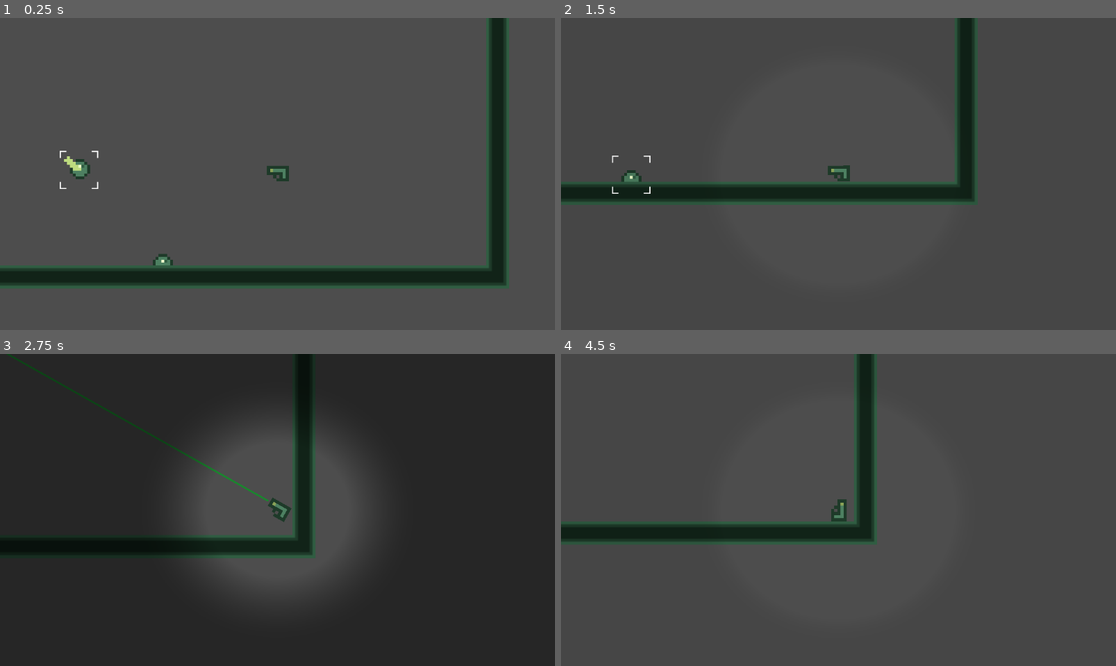
Above: before the commit, frames 1-4 (two rows, left to right).
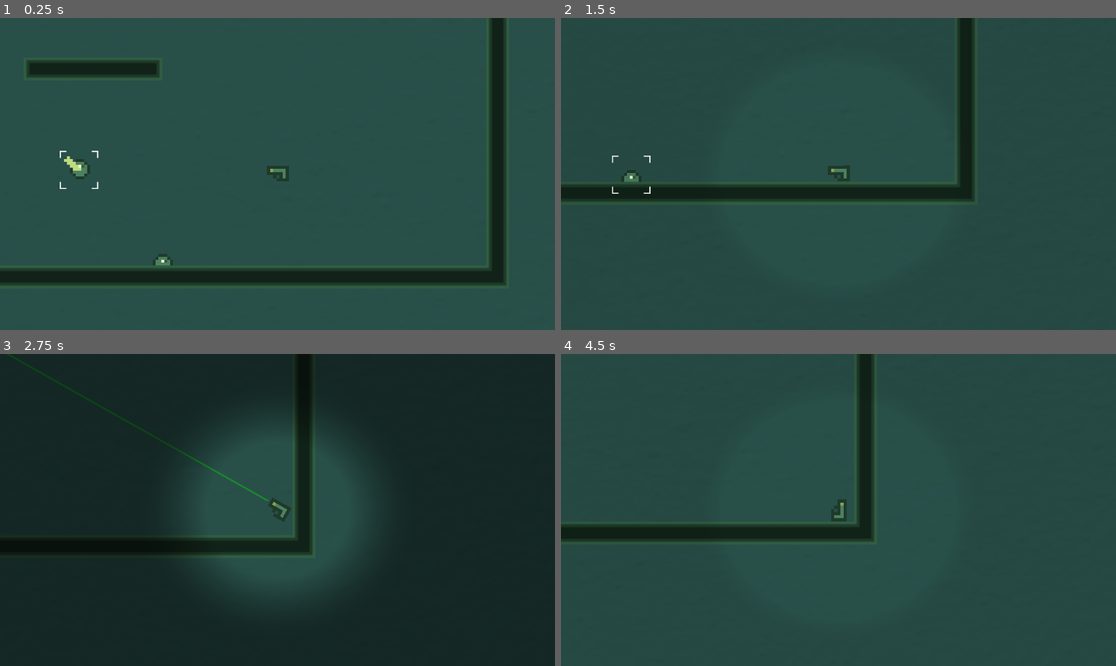
Above: after the commit, the same moments.

Repository: 20akshay00/GMTK2023
Game: Godot game, scene res://level.tscn
Same seed, same stepped clock (60 frames per second), same inputs: the game is played once before the commit and once after it.
Inputs:
- Up to frame 1 (0.25 s): no input
- Up to frame 2 (1.5 s): tap S (shoot) at 0.6 s; tap W (hop) at 0.77 s; tap A (rotate_ccw) at 1.35 s
- Up to frame 3 (2.75 s): tap W (hop) at 1.52 s; tap S (shoot) at 1.55, 2.3 s; hold D (rotate_cw) from 2.03 s (still down)
- Up to frame 4 (4.5 s): release D (rotate_cw) at 2.78 s; tap S (shoot) at 2.85, 3.6 s; tap W (hop) at 3.02, 3.77 s; tap Enter at 3.5 s; tap Space at 4.25 s; tap A (rotate_ccw) at 4.35 s

The runs differ from the first frame. In frame 1, 89% of the frame differs, in the area x 0-100%, y 0-100%; in frame 2, 92%; in frame 3, 14%; in frame 4, 93%.

Commit message:
remove slowdown timer entirely

Diff:
--- a/gun.gd
+++ b/gun.gd
@@ -9,9 +9,9 @@
 @export var audio_speed_high : float = 1.
 @export var audio_speed_low : float = 0.8
 
+@export var ammo : int = 15
+
 @onready var bullet = $Bullet
-@onready var smtimer = $SlowMoTimer
-@onready var cooldowntimer = $SlowMoCooldown
 
 var can_slowmo = true
 var can_shoot = true
@@ -23,9 +23,10 @@
 
 # Called every frame. 'delta' is the elapsed time since the previous frame.
 func _process(_delta: float) -> void:
-	if Input.is_action_just_pressed("shoot") and can_shoot:
+	if Input.is_action_just_pressed("shoot") and can_shoot and ammo > 0:
 		apply_central_impulse(Vector2(cos(rotation), sin(rotation)) * recoil_strength)
 		bullet.shoot()
+		ammo -= 1
 		can_shoot = false
 		$ShootTimer.start()
 		$ShootSFX.play()
@@ -46,25 +47,12 @@
 		rotation_strength = rotation_strength_low
 		$Camera2D/UI.slowmo_effect(0.15, 0.5)
 		AudioServer.playback_speed_scale = audio_speed_low
-#		if smtimer.time_left == 0:
-#			smtimer.start()
+
 	elif Input.is_action_just_released("rotate_ccw") or Input.is_action_just_released("rotate_cw"):
 		Engine.time_scale = 1.0
 		rotation_strength = rotation_strength_high
 		$Camera2D/UI.slowmo_effect(0.3, 1.)
 		AudioServer.playback_speed_scale = audio_speed_high
-
-func _on_slow_mo_timer_timeout() -> void:
-	Engine.time_scale = 1.0
-	rotation_strength = rotation_strength_high
-	$Camera2D/UI.slowmo_effect(0.3, 1.)
-	AudioServer.playback_speed_scale = audio_speed_high
-
-	cooldowntimer.start()
-	can_slowmo = false
-
-func _on_slow_mo_cooldown_timeout() -> void:
-	can_slowmo = true
 
 func _on_body_entered(body: Node) -> void:
 	is_touching = true
--- a/gun.tscn
+++ b/gun.tscn
@@ -22,13 +22,6 @@
 position = Vector2(-26, -7)
 scale = Vector2(1.04424, 1)
 
-[node name="SlowMoTimer" type="Timer" parent="."]
-one_shot = true
-
-[node name="SlowMoCooldown" type="Timer" parent="."]
-wait_time = 0.3
-one_shot = true
-
 [node name="CollisionPolygon2D" type="CollisionPolygon2D" parent="."]
 position = Vector2(1, 0)
 scale = Vector2(0.450933, 0.450933)
@@ -46,6 +39,4 @@
 
 [connection signal="body_entered" from="." to="." method="_on_body_entered"]
 [connection signal="body_exited" from="." to="." method="_on_body_exited"]
-[connection signal="timeout" from="SlowMoTimer" to="." method="_on_slow_mo_timer_timeout"]
-[connection signal="timeout" from="SlowMoCooldown" to="." method="_on_slow_mo_cooldown_timeout"]
 [connection signal="timeout" from="ShootTimer" to="." method="_on_shoot_timer_timeout"]
--- a/level.gd
+++ b/level.gd
@@ -4,7 +4,7 @@
 
 # Called when the node enters the scene tree for the first time.
 func _ready() -> void:
-	$BackgroundMusic.play()
+	# $BackgroundMusic.play()
 	pass # Replace with function body.
 
 # Called every frame. 'delta' is the elapsed time since the previous frame.
--- a/level.tscn
+++ b/level.tscn
@@ -1,7 +1,8 @@
-[gd_scene load_steps=12 format=3 uid="uid://dg0n1c2tpuvms"]
+[gd_scene load_steps=13 format=3 uid="uid://dg0n1c2tpuvms"]
 
 [ext_resource type="PackedScene" uid="uid://ccgt7cs60865p" path="res://gun.tscn" id="1_sgjly"]
 [ext_resource type="Script" path="res://level.gd" id="1_sv2tl"]
+[ext_resource type="Texture2D" uid="uid://c4272ejrgdxi" path="res://Art/bg.jpg" id="2_d88qy"]
 [ext_resource type="Script" path="res://UI.gd" id="3_dv07e"]
 [ext_resource type="Shader" path="res://slowmo.gdshader" id="3_wes4q"]
 [ext_resource type="PackedScene" uid="uid://cenvnrt1p4eco" path="res://flying_enemy.tscn" id="6_x8tpr"]
@@ -219,13 +220,11 @@
 [node name="Node2D" type="Node2D"]
 script = ExtResource("1_sv2tl")
 
-[node name="ColorRect" type="ColorRect" parent="."]
-anchors_preset = 15
-anchor_right = 1.0
-anchor_bottom = 1.0
-grow_horizontal = 2
-grow_vertical = 2
-color = Color(0.109804, 0.231373, 0.184314, 1)
+[node name="Background" type="Sprite2D" parent="."]
+modulate = Color(0.164706, 0.317647, 0.294118, 1)
+position = Vector2(460, 557)
+scale = Vector2(1.26533, 1.039)
+texture = ExtResource("2_d88qy")
 
 [node name="Gun" parent="." instance=ExtResource("1_sgjly")]
 position = Vector2(575, 358)
@@ -250,7 +249,7 @@
 scale = Vector2(3, 3)
 tile_set = SubResource("TileSet_bnvil")
 format = 2
-layer_0/tile_data = PackedInt32Array(851967, 65536, 3, 78643 …(819 unchanged characters)… , 1, 131070, 196608, 1, 65534, 196608, 1)
+layer_0/tile_data = PackedInt32Array(851967, 65536, 3, 78643 …(819 unchanged characters)… , 1, 131070, 196608, 1, 65534, 196608, 1, 196610, 65536, 3, 196611, 65536, 3, 196612, 65536, 3, 196613, 65536, 3, 196614, 131072, 3, 196609, 0, 3)
 
 [node name="Enemies" type="Node2D" parent="."]
 
--- a/project.godot
+++ b/project.godot
@@ -20,6 +20,7 @@
 shoot={
 "deadzone": 0.5,
 "events": [null, Object(InputEventKey,"resource_local_to_scene":false,"resource_name":"","device":-1,"window_id":0,"alt …(185 unchanged characters)…
+, Object(InputEventMouseButton,"resource_local_to_scene":false,"resource_name":"","device":-1,"window_id":0,"alt_pressed":false,"shift_pressed":false,"ctrl_pressed":false,"meta_pressed":false,"button_mask":0,"position":Vector2(0, 0),"global_position":Vector2(0, 0),"factor":1.0,"button_index":1,"pressed":false,"double_click":false,"script":null)
 ]
 }
 rotate_cw={
@@ -35,6 +36,7 @@
 hop={
 "deadzone": 0.5,
 "events": [Object(InputEventKey,"resource_local_to_scene":false,"resource_name":"","device":0,"window_id":0,"alt_pressed":false,"shift_pressed":false,"ctrl_pressed":false,"meta_pressed":false,"pressed":false,"keycode":0,"physical_keycode":87,"key_label":0,"unicode":0,"echo":false,"script":null)
+, Object(InputEventMouseButton,"resource_local_to_scene":false,"resource_name":"","device":-1,"window_id":0,"alt_pressed":false,"shift_pressed":false,"ctrl_pressed":false,"meta_pressed":false,"button_mask":0,"position":Vector2(0, 0),"global_position":Vector2(0, 0),"factor":1.0,"button_index":2,"pressed":false,"double_click":false,"script":null)
 ]
 }
 
Binary file added: Art/bg.jpg
Not shown, added: Art/bg.jpg.import
Binary file added: Fonts/L3B.T3.ttf
Not shown, added: Fonts/L3B.T3.ttf.import
